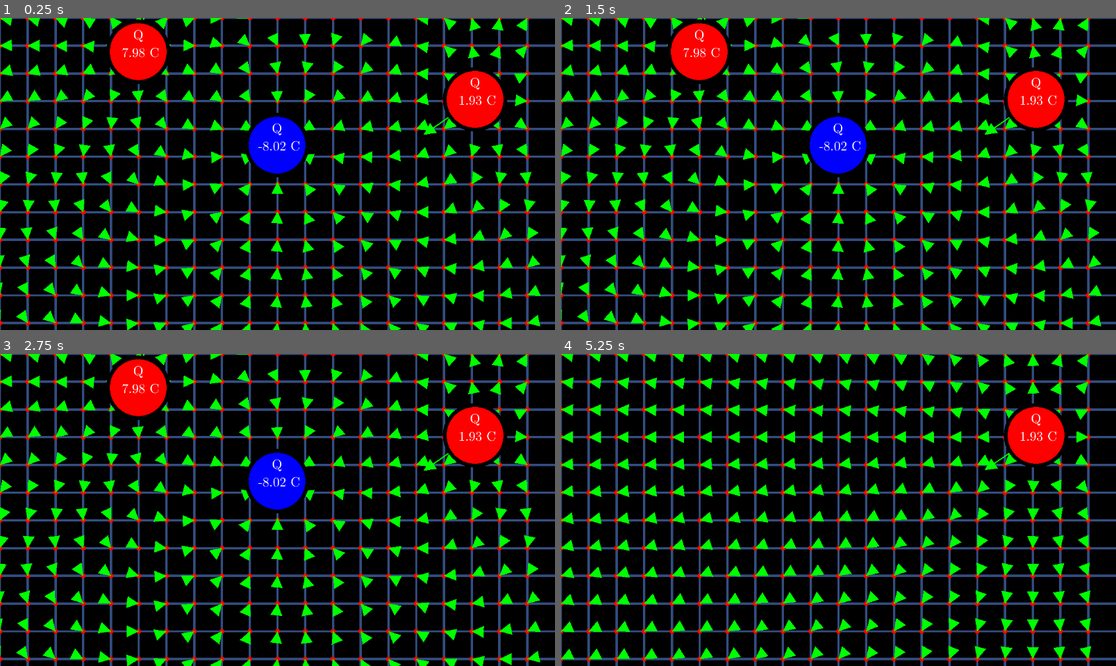
Above: before the commit, frames 1-4 (two rows, left to right).
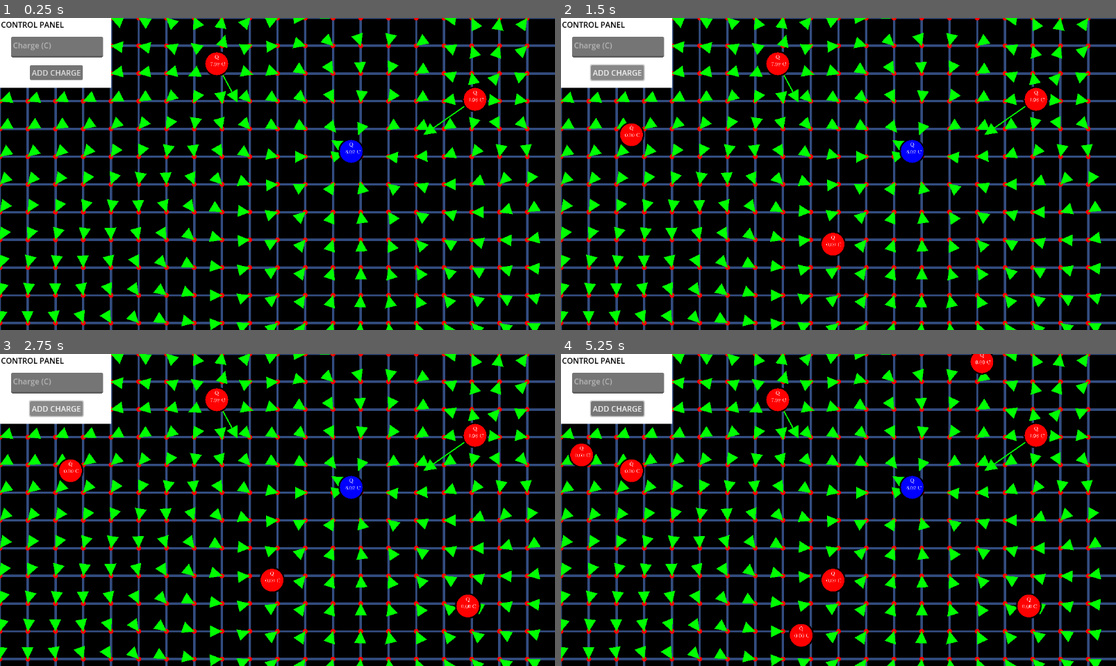
Above: after the commit, the same moments.

Repository: davidjmstewart/gd_simulator
Game: Godot game, scene res://electric_field_lines.tscn
The game is run twice, just before and just after one commit, with the same random seed, the same clock (stepped at 60 frames per second) and the same inputs.
Inputs (mouse positions are in pixels of both pictures, inside the frame that each line leads up to):
- Up to frame 1 (0.25 s): no input
- Up to frame 2 (1.5 s): click (616, 74) at 0.5 s, where only the run after the commit has a clickable "ADD CHARGE"; click (616, 74) at 1.25 s, where only the run after the commit has a clickable "ADD CHARGE"
- Up to frame 3 (2.75 s): click (55, 410) at 2 s, where only the run after the commit has a clickable "ADD CHARGE"
- Up to frame 4 (5.25 s): tap Enter at 2.75, 4.25 s; drag from (838, 481) to (699, 388) at 2.77 s; tap Space at 3.5, 5 s; drag from (699, 388) to (1038, 435) at 3.52 s; click (1038, 435) at 4.42 s; drag from (810, 572) to (1038, 435) at 5.02 s

The runs differ from the first frame. In frame 1, 24% of the frame differs, in the area x 0-98%, y 0-100%; in frame 2, 24%; in frame 3, 24%; in frame 4, 25%.

Commit message:
Added simple UI panel for adding charges to the simulation. Rescaled charges.

Diff:
--- a/charge.tscn
+++ b/charge.tscn
@@ -16,12 +16,13 @@
 
 [node name="charge" type="Node2D" groups=["chage_group"]]
 z_index = 860
+scale = Vector2(0.1, 0.1)
 script = ExtResource("1_eomhk")
 Q = 1.745
 
 [node name="Area2D" type="Area2D" parent="."]
 z_index = 4035
-scale = Vector2(26.865, 26.865)
+scale = Vector2(27.87, 27.87)
 
 [node name="CollisionShape2D" type="CollisionShape2D" parent="Area2D"]
 shape = SubResource("CircleShape2D_3glq5")
@@ -40,7 +41,7 @@
 offset_bottom = 190.0
 theme = SubResource("Theme_hi0tq")
 text = "Q
-1.75 C"
+ 1.75 C"
 horizontal_alignment = 1
 vertical_alignment = 1
 
--- /dev/null
+++ b/control_panel.gd
@@ -0,0 +1,26 @@
+extends Control
+signal point_charge_created(charge: float)
+
+var _charge: float = 0.0
+# Called when the node enters the scene tree for the first time.
+func _ready() -> void:
+	pass # Replace with function body.
+
+
+# Called every frame. 'delta' is the elapsed time since the previous frame.
+func _process(delta: float) -> void:
+	pass
+
+
+func _on_add_charge_button_button_up() -> void:
+	print('Adding charge!')
+	point_charge_created.emit(_charge)
+
+	pass # Replace with function body.
+
+
+func _on_charge_entry_field_text_changed() -> void:
+	var val: String = $ChargeEntryField.get_text()
+
+	_charge = val.to_float()
+	pass # Replace with function body.
--- a/electric_field_lines.gd
+++ b/electric_field_lines.gd
@@ -7,6 +7,8 @@
 var vertical_lines = zero_out_array(512);
 
 var VisualVectorScene = preload("res://visual_vector.tscn")
+var PointChargeScene = preload("res://charge.tscn")
+
 var simulation_points = []
 #float horizontal_lines
 var d = 0;
@@ -124,3 +126,22 @@
 		if event.button_index == MOUSE_BUTTON_LEFT:
 			var click_position = event.position
 			print("Mouse clicked at: ", click_position)
+
+
+func _on_control_panel_point_charge_created(charge: float) -> void:
+	print (charge)
+	var point_charge: Charge = PointChargeScene.instantiate()
+	point_charge.Q = charge;
+	var grid_size = $Grid.transform.get_scale();
+	var bounds =   $Grid.transform.get_scale()  # Get Rect2 for the area
+	var random_position = Vector2(
+		randf_range(0, bounds.x ),
+		randf_range(0, bounds.y)
+	)
+
+	point_charge.position = random_position
+	add_child(point_charge)
+
+	# choose a random point on the screen to place charge
+
+	pass # Replace with function body.
--- a/electric_field_lines.tscn
+++ b/electric_field_lines.tscn
@@ -1,8 +1,9 @@
-[gd_scene load_steps=6 format=3 uid="uid://c1v88a8qn38wv"]
+[gd_scene load_steps=8 format=3 uid="uid://c1v88a8qn38wv"]
 
 [ext_resource type="Script" path="res://electric_field_lines.gd" id="1_l2tnr"]
 [ext_resource type="PackedScene" uid="uid://b7w50dlugo30s" path="res://charge.tscn" id="2_asb1d"]
 [ext_resource type="Shader" path="res://electric_field_lines.gdshader" id="3_pts4k"]
+[ext_resource type="Script" path="res://control_panel.gd" id="4_ibs24"]
 
 [sub_resource type="ShaderMaterial" id="ShaderMaterial_kcsxv"]
 shader = ExtResource("3_pts4k")
@@ -16,22 +17,21 @@
 
 [sub_resource type="CanvasTexture" id="CanvasTexture_laeyo"]
 
+[sub_resource type="Theme" id="Theme_rludx"]
+
 [node name="main" type="Node2D"]
 script = ExtResource("1_l2tnr")
 
 [node name="charge2" parent="." instance=ExtResource("2_asb1d")]
-position = Vector2(575, 264)
-scale = Vector2(0.25, 0.25)
+position = Vector2(729, 277)
 Q = -8.015
 
 [node name="charge" parent="." instance=ExtResource("2_asb1d")]
-position = Vector2(287, 70)
-scale = Vector2(0.25, 0.25)
+position = Vector2(450, 95)
 Q = 7.98
 
 [node name="charge3" parent="." instance=ExtResource("2_asb1d")]
 position = Vector2(986, 169)
-scale = Vector2(0.25, 0.25)
 Q = 1.93
 
 [node name="Grid" type="Sprite2D" parent="."]
@@ -40,3 +40,47 @@
 position = Vector2(576, 324)
 scale = Vector2(1152, 648)
 texture = SubResource("CanvasTexture_laeyo")
+
+[node name="ControlPanel" type="Control" parent="."]
+z_index = 1155
+layout_mode = 3
+anchors_preset = 0
+script = ExtResource("4_ibs24")
+metadata/_edit_use_anchors_ = true
+
+[node name="RichTextLabel" type="RichTextLabel" parent="ControlPanel"]
+z_index = 85
+layout_mode = 0
+offset_left = 2.0
+offset_top = 2.0
+offset_right = 233.0
+offset_bottom = 36.0
+theme = SubResource("Theme_rludx")
+theme_override_colors/default_color = Color(0, 0, 0, 1)
+text = "CONTROL PANEL"
+
+[node name="ColorRect" type="ColorRect" parent="ControlPanel"]
+layout_mode = 0
+offset_right = 231.0
+offset_bottom = 145.0
+
+[node name="AddChargeButton" type="Button" parent="ControlPanel"]
+layout_mode = 0
+offset_left = 62.0
+offset_top = 98.0
+offset_right = 172.0
+offset_bottom = 129.0
+text = "ADD CHARGE"
+metadata/_edit_use_anchors_ = true
+
+[node name="ChargeEntryField" type="TextEdit" parent="ControlPanel"]
+layout_mode = 0
+offset_left = 23.0
+offset_top = 39.0
+offset_right = 214.0
+offset_bottom = 82.0
+placeholder_text = "Charge (C)"
+
+[connection signal="point_charge_created" from="ControlPanel" to="." method="_on_control_panel_point_charge_created"]
+[connection signal="button_up" from="ControlPanel/AddChargeButton" to="ControlPanel" method="_on_add_charge_button_button_up"]
+[connection signal="text_changed" from="ControlPanel/ChargeEntryField" to="ControlPanel" method="_on_charge_entry_field_text_changed"]
--- a/project.godot
+++ b/project.godot
@@ -17,4 +17,4 @@
 
 [global_group]
 
-chage_group=""
+charge_group=""
